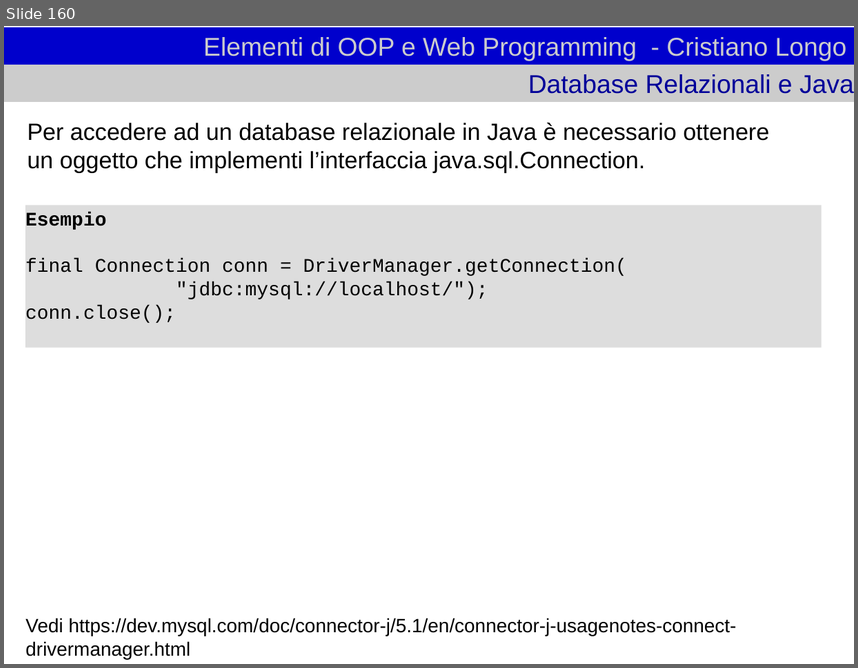
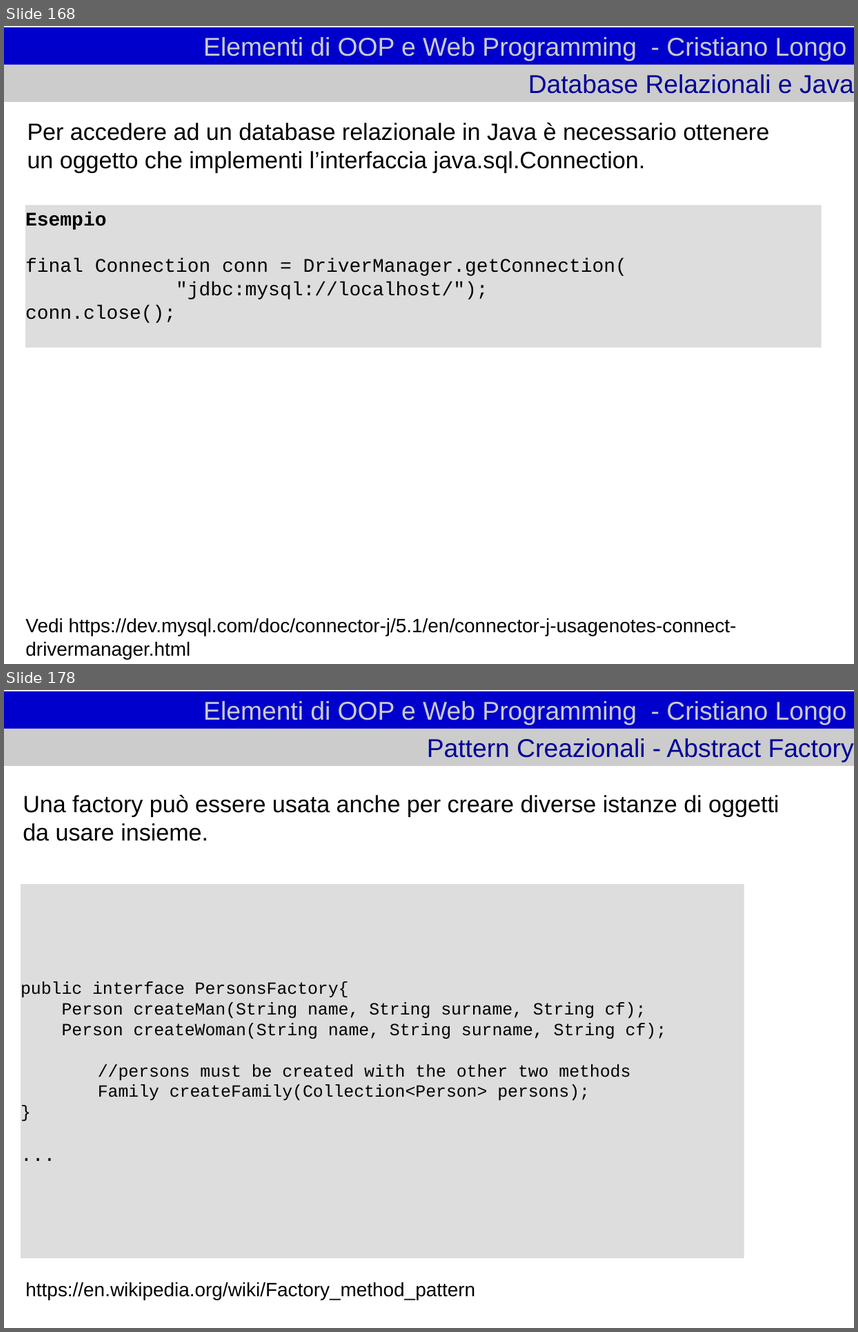
Before and after one commit to cristianolongoodhl/courses, a slide deck: JavaAndOOP/oopweb1.odp. Shown one above the other, each under a label of ours: slide 160 before the commit, slides 168 and 178 after it; the slides between them are not shown. The pictures are 858x668 and 858x1332 pixels, drawn with LibreOffice and Linux fonts; fonts in the diff are those of the drawing. Boxes give left, top, right and bottom in pixels: in the first picture for what was removed or moved away, otherwise in the second. Text is boxed around its words. In the diff, an @@ line names an element or a change of style, - is before the commit and + after.

Commit message:
javaandoop design patterns

```diff
--- a/JavaAndOOP/oopweb1.odp
+++ b/JavaAndOOP/oopweb1.odp
@@ slide 178 added at box(4, 690, 854, 1328), background #FFFFFF @@
@@ title added at box(4, 691, 854, 729), fill #0000CC, 24 pt, text #CCCCCC @@
+Elementi di OOP e Web Programming - Cristiano Longo
@@ title added at box(4, 729, 854, 766), fill #CCCCCC, 24 pt, text #000099 @@
+Pattern Creazionali - Abstract Factory
@@ text added at box(23, 795, 779, 841), 22 pt, text #000000 @@
+Una factory può essere usata anche per creare diverse istanze di oggetti da usare insieme.
@@ rectangle added at box(21, 885, 744, 1259), fill #DDDDDD, 16 pt, text #000000 @@
+public interface PersonsFactory{
+Person createMan(String name, String surname, String cf);
+Person createWoman(String name, String surname, String cf);
+//persons must be created with the other two methods
+Family createFamily(Collection<Person> persons);
+}
+...
@@ text added at box(25, 1281, 475, 1299), 18 pt, text #000000 @@
+https://en.wikipedia.org/wiki/Factory_method_pattern
@@ what was slide 160 is now slide 168 @@
```
Also in this commit, not shown: 26 other slides added, 1 slide removed, 2 other files.
